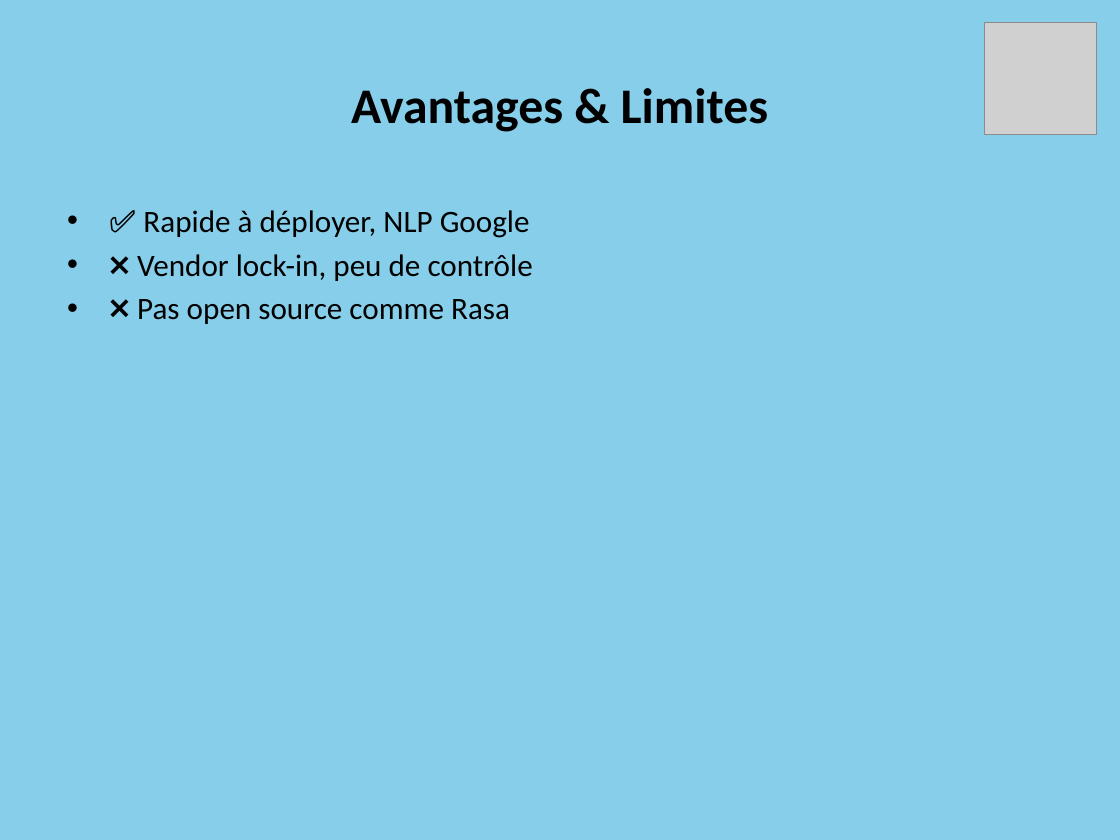
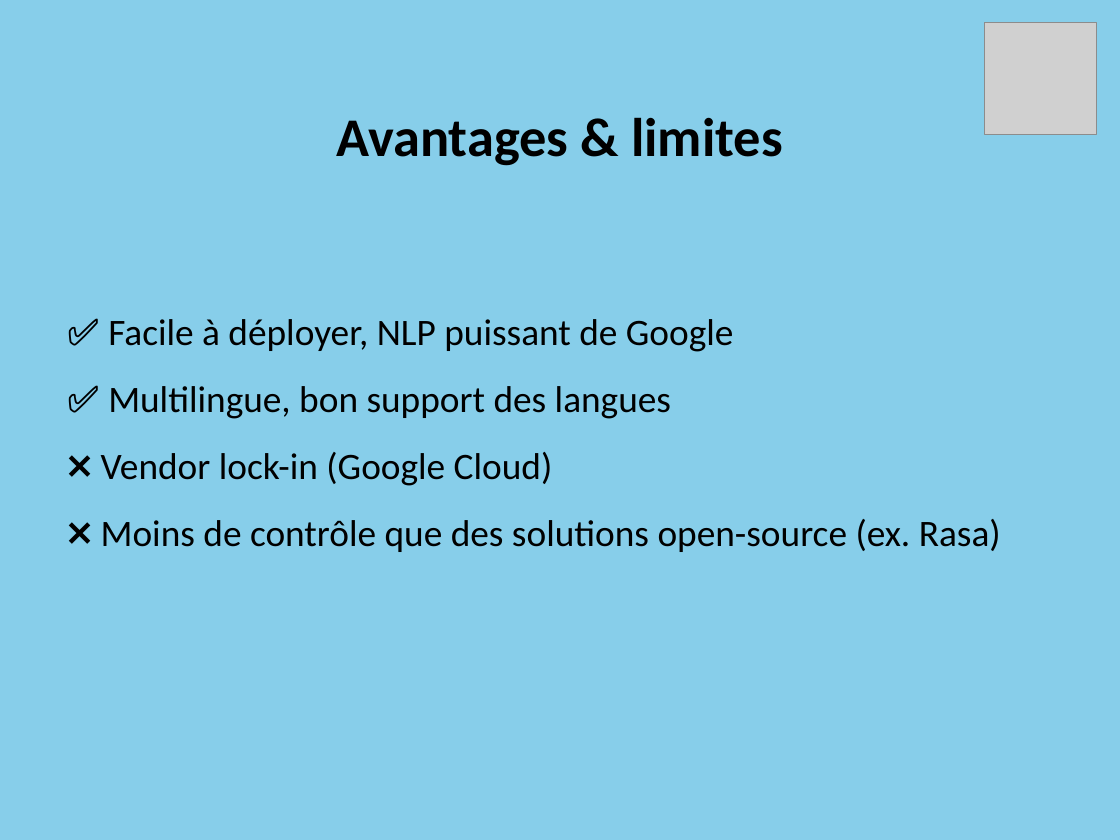
Before and after one commit to Projet-CLD/Google_Dialogflow, a slide deck: slide 10 of Dialogflow_Presentation.pptx (slide 8 before the commit). Drawn at 1120x840 pixels with LibreOffice and Linux fonts; fonts in the diff are those of the drawing; grey boxes stand for pictures. Boxes give left, top, right and bottom in pixels: in the first picture for what was removed or moved away, otherwise in the second. Text is boxed around its words. In the diff, an @@ line names an element or a change of style, - is before the commit and + after.

```diff
--- a/Dialogflow_Presentation.pptx
+++ b/Dialogflow_Presentation.pptx
@@ title at (x1=336, y1=117, x2=783, y2=166): text changed; size 32 to 35 pt @@
-Avantages & Limites
+Avantages & limites
@@ text at (x1=101, y1=319, x2=1001, y2=552): text changed; size 20 to 24 pt @@
-• ✅ Rapide à déployer, NLP Google
-• ❌ Vendor lock-in, peu de contrôle
-• ❌ Pas open source comme Rasa
+✅ Facile à déployer, NLP puissant de Google
+✅ Multilingue, bon support des langues
+❌ Vendor lock-in (Google Cloud)
+❌ Moins de contrôle que des solutions open-source (ex. Rasa)
```
Also in this commit, not shown: 6 other slides changed, 5 slides added, 2 slides removed.
